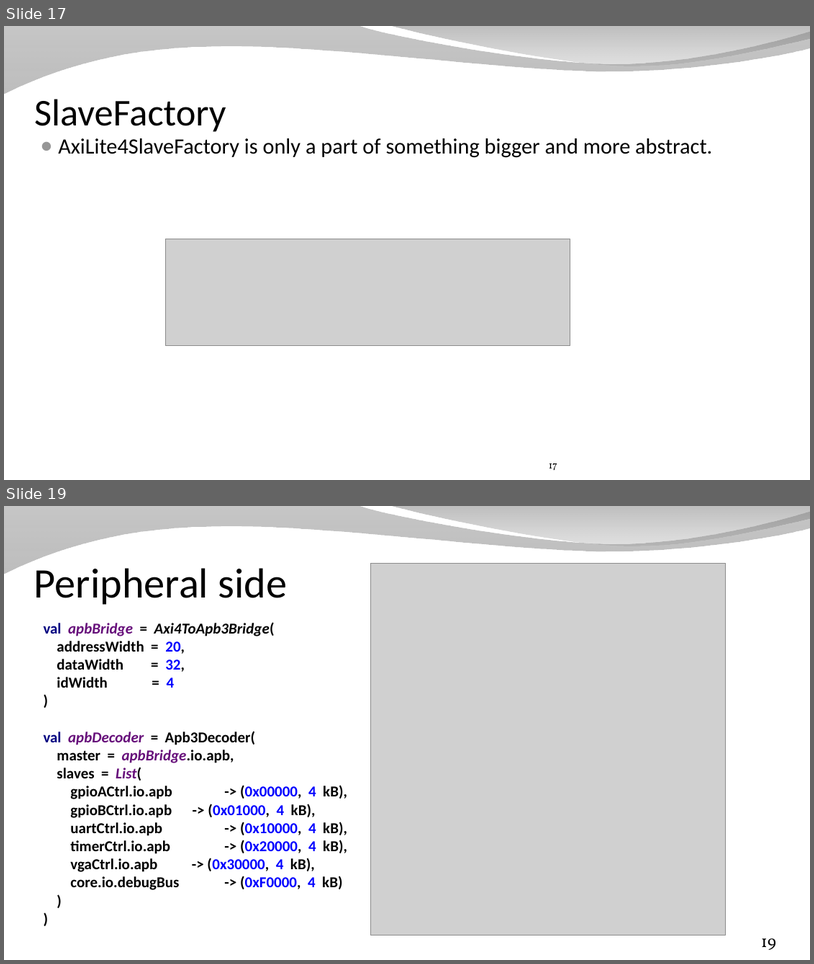
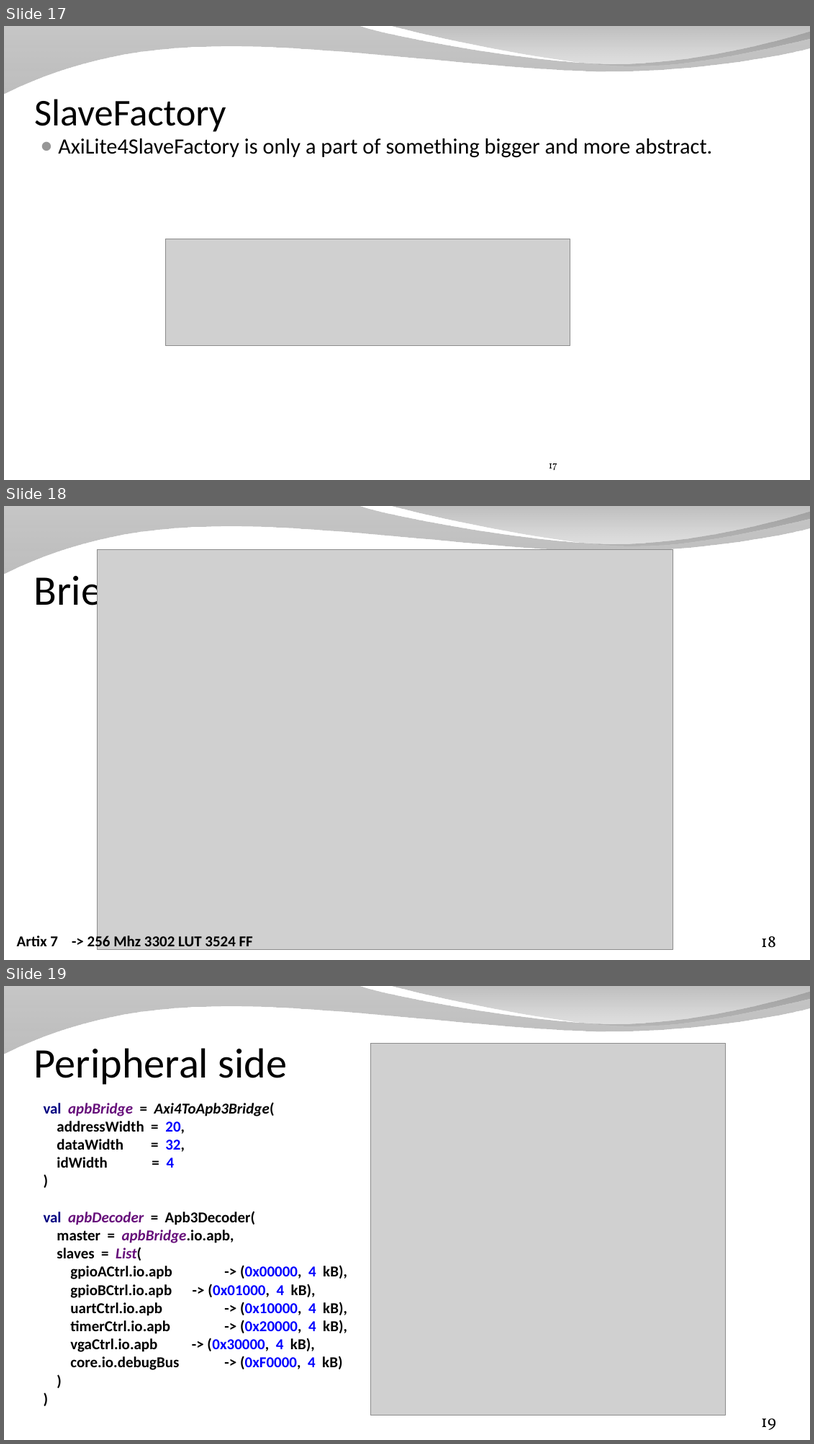
Before and after one commit to SpinalHDL/SpinalDoc, a slide deck: presentation/en/workshop/taste.odp. Shown one above the other, each under a label of ours: slides 17 and 19 before the commit, slides 17, 18 and 19 after it; the slides between them are not shown. The pictures are 814x964 and 814x1444 pixels, drawn with LibreOffice and Linux fonts; fonts in the diff are those of the drawing; grey boxes stand for pictures; background and template pictures are left out. Boxes give left, top, right and bottom in pixels: in the first picture for what was removed or moved away, otherwise in the second. Text is boxed around its words. In the diff, an @@ line names an element or a change of style, - is before the commit and + after.

```diff
--- a/presentation/en/workshop/taste.odp
+++ b/presentation/en/workshop/taste.odp
@@ slide 18 added at <box>4,506,810,960</box>, background picture (left out); not listed: 2 template elements that a slide beside it also shows @@
@@ title added at <box>34,570,121,615</box>, 50 pt, text #000000 @@
+Briey SoC
@@ picture added at <box>97,549,673,949</box> @@
@@ text added at <box>17,933,253,950</box>, 18 pt, text #000000, bold @@
+Artix 7 -> 256 Mhz 3302 LUT 3524 FF
@@ page number added at <box>761,936,777,947</box>, 20 pt, text #000000 @@
+18
```
Also in this commit, not shown: 1 slide changed, 1 slide removed, 3 other files.
